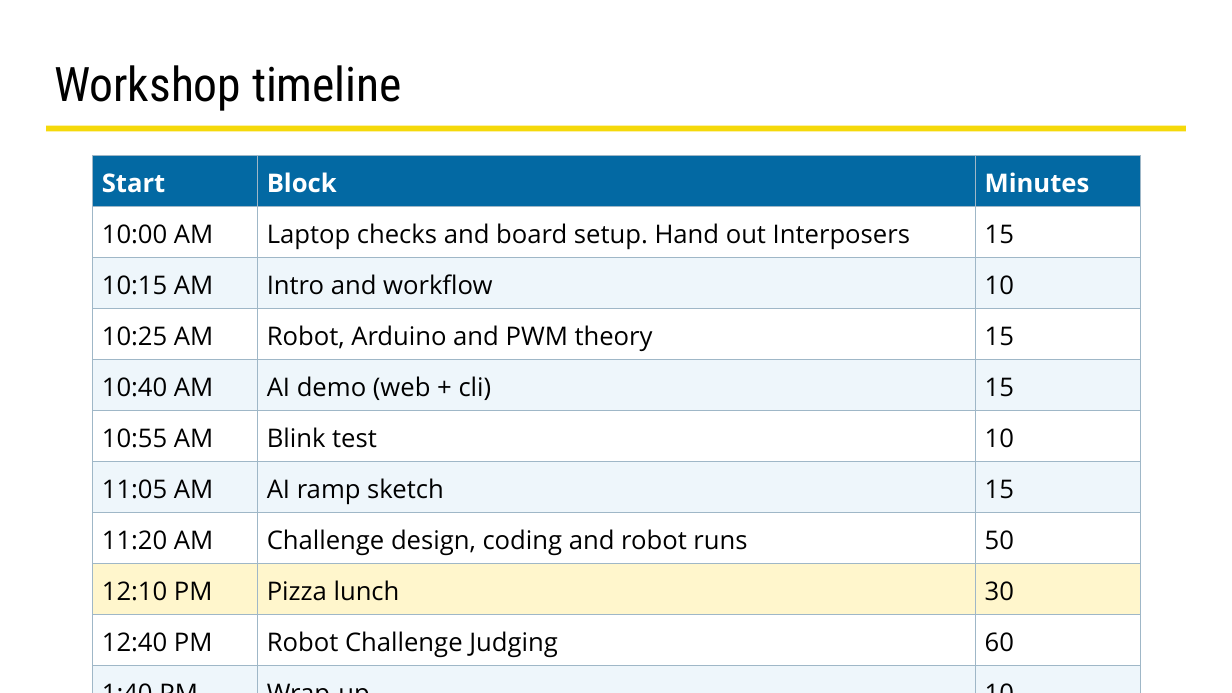
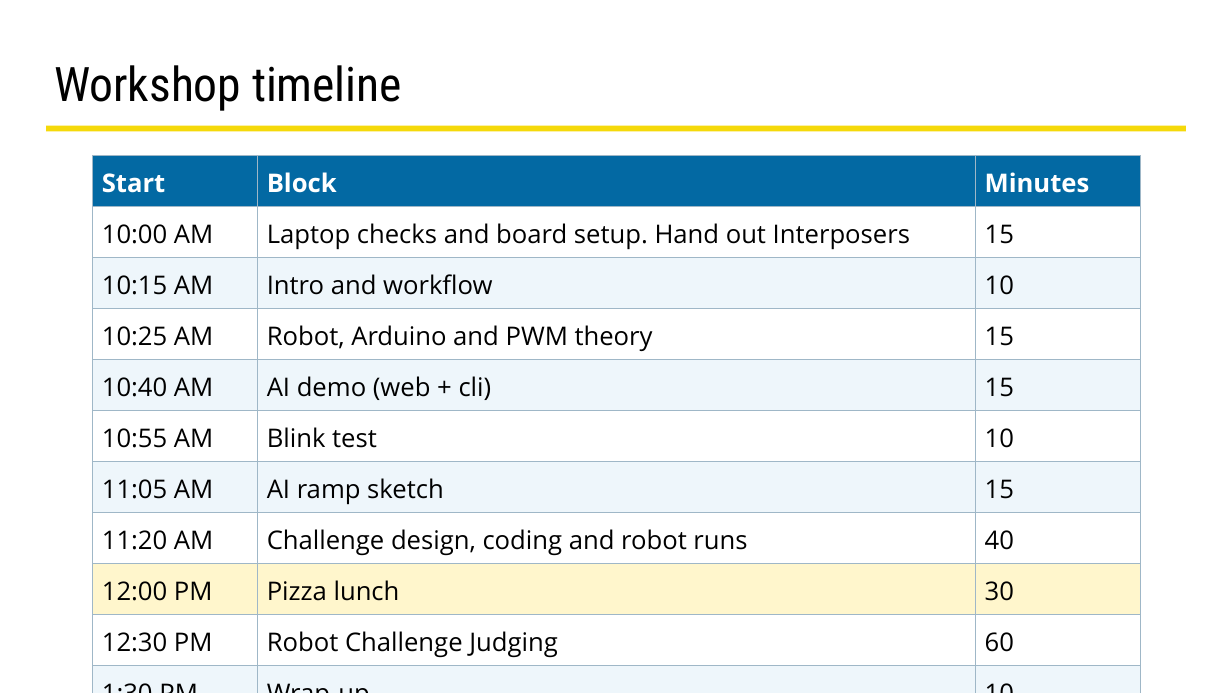
Before and after one commit to PaulBouchier/AIForArduinoRobotCoding, a slide deck: slide 4 of Presentation/PicoAiBotSlides.odp. Drawn at 1232x693 pixels with LibreOffice and Linux fonts; fonts in the diff are those of the drawing. Boxes give left, top, right and bottom in pixels: in the first picture for what was removed or moved away, otherwise in the second. Text is boxed around its words. In the diff, an @@ line names an element or a change of style, - is before the commit and + after.

```diff
--- a/Presentation/PicoAiBotSlides.odp
+++ b/Presentation/PicoAiBotSlides.odp
@@ table at (92,155,1141,662) @@
-row 8, column 3: 50
+row 8, column 3: 40
-row 9, column 1: 12:10 PM
+row 9, column 1: 12:00 PM
-row 10, column 1: 12:40 PM
+row 10, column 1: 12:30 PM
-row 11, column 1: 1:40 PM
+row 11, column 1: 1:30 PM
```
Also in this commit, not shown: 1 other slide changed.
